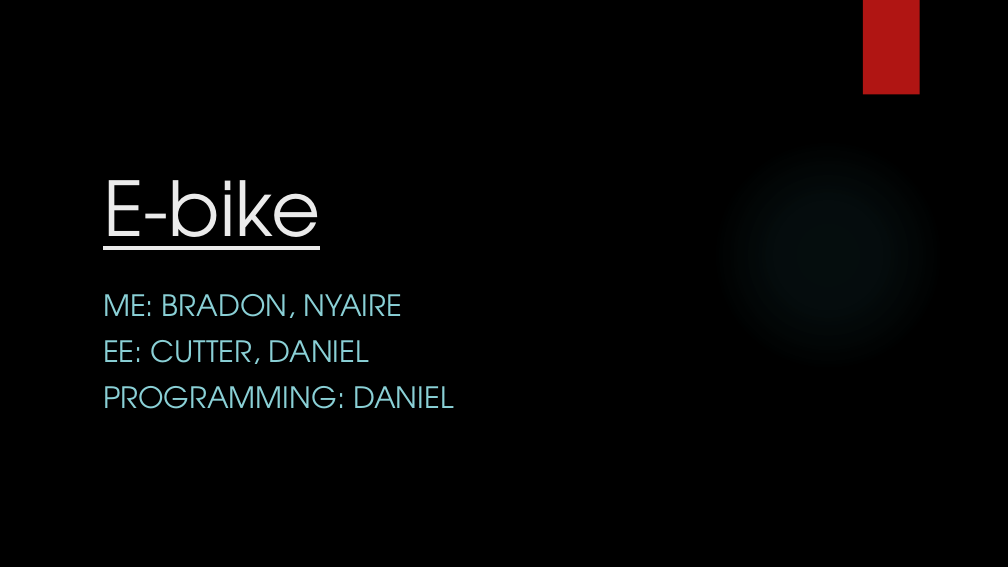
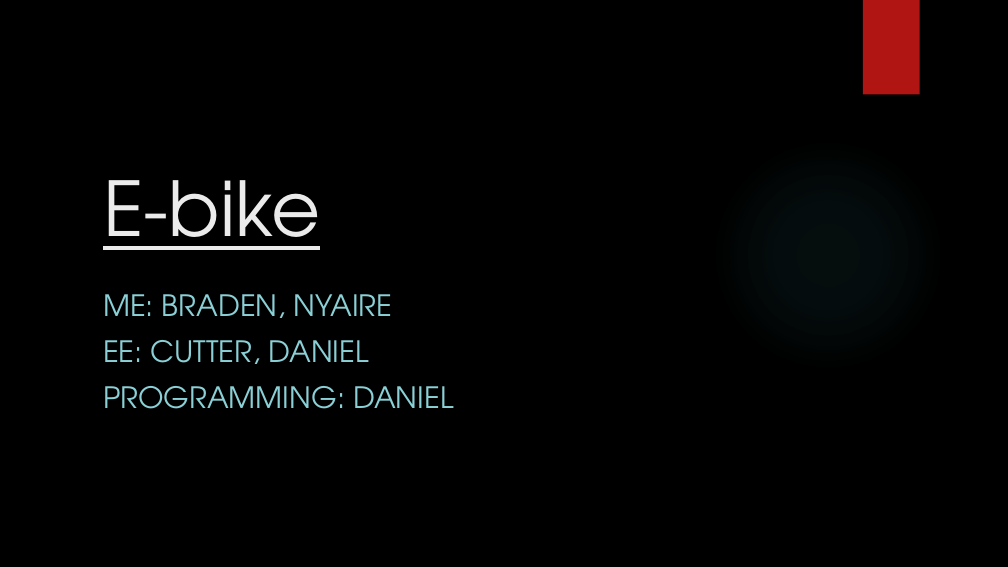
Before and after one commit to dangelicer/electric-bike, a slide deck: slide 1 of E-bike Proposal.pptx. Drawn at 1008x567 pixels with LibreOffice and Linux fonts; fonts in the diff are those of the drawing; background and template pictures are left out. Boxes give left, top, right and bottom in pixels: in the first picture for what was removed or moved away, otherwise in the second. Text is boxed around its words. In the diff, an @@ line names an element or a change of style, - is before the commit and + after.

```diff
--- a/E-bike Proposal.pptx
+++ b/E-bike Proposal.pptx
@@ subtitle at bbox=[103, 294, 393, 318]: text changed @@
-ME: BRADON, NYAIRE
+ME: BRADEN, NYAIRE
```
Also in this commit, not shown: 2 other slides changed, 3 slides added.
